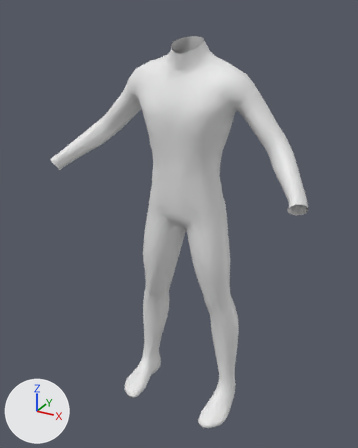
Before and after pictures for a commit that changed the FBX model unity/Assets/SecondFace/People/Player/player_m__matcreator_mc-skinsuit_2022.fbx.
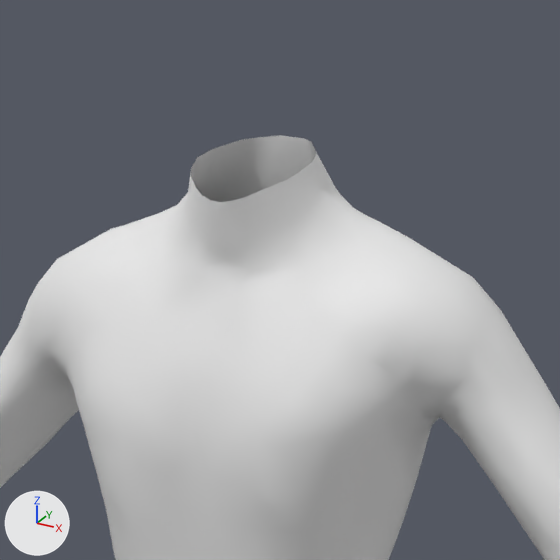
There are two pictures of each version: one whole from a 50 mm lens placed at (0.878, -1.691, 1.674), pointed at (-0.017, -0.064, 0.861), one close up on the part from 34% to 75% of the width and 0% to 33% of the height. Arrows for +X, +Y and +Z are at lower left; the lights stay in place. The first two pictures are the older version. Objects named as collision shapes, trigger or cutter boxes, shadow casters or lower levels of detail are left out.

Names of what the first close-up shows: 'Cloth_matcreator_mc-skinsuit_2022_LOD0'.
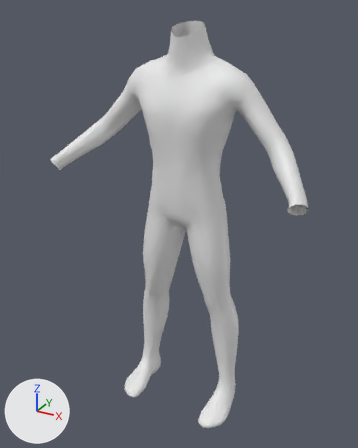
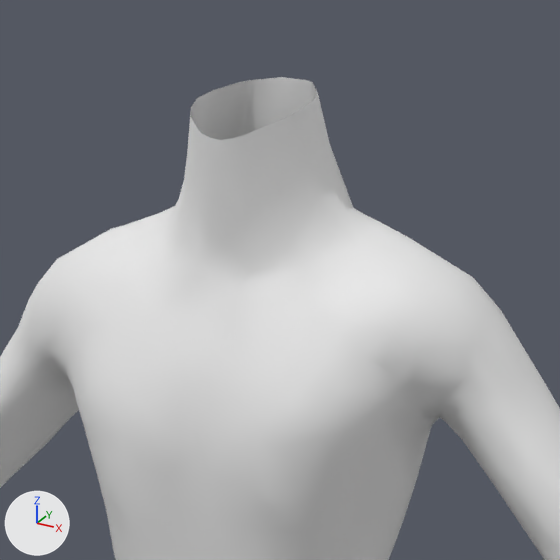
The newer file adds a shape key; the second version is drawn at full value of the shape key 'neck-scale-vert-incr' of 'Cloth_matcreator_mc-skinsuit_2022_LOD0', and the change is written as the vertex moves it makes.

Pixel boxes (x1, y1, x2, y2) of what changed, in the close-ups (560 x 560 px; the box of a moved part takes in the faces that stretch with it):
'Cloth_matcreator_mc-skinsuit_2022_LOD0', reshaped: before (0, 135, 560, 560); after (0, 77, 560, 560)
part 1 of me_cloth_matcreator_mc_skinsuit_2022_lod0, moved or reshaped: before (196, 149, 353, 270); after (196, 91, 354, 269)
part 2 of me_cloth_matcreator_mc_skinsuit_2022_lod0, moved or reshaped: before (167, 135, 346, 266); after (167, 77, 346, 266)
part 3 of me_cloth_matcreator_mc_skinsuit_2022_lod0, moved or reshaped: before (173, 138, 325, 270); after (173, 80, 326, 269)
part 4 of me_cloth_matcreator_mc_skinsuit_2022_lod0, moved or reshaped: before (183, 172, 318, 247); after (183, 110, 319, 242)
part 5 of me_cloth_matcreator_mc_skinsuit_2022_lod0, moved or reshaped: before (203, 196, 231, 215); after (202, 134, 232, 159)

Diff of the bpy script that builds the scene:
```diff
--- a/unity/Assets/SecondFace/People/Player/player_m__matcreator_mc-skinsuit_2022.fbx.py
+++ b/unity/Assets/SecondFace/People/Player/player_m__matcreator_mc-skinsuit_2022.fbx.py
@@ me_cloth_matcreator_mc_skinsuit_2022_lod0 @@
 # used by ob_cloth_matcreator_mc_skinsuit_2022_lod0; location = (0.0, 0.0, 0.0)
-me_cloth_matcreator_mc_skinsuit_2022_lod0.from_pydata(...)  # 2028 vertices, 4000 faces; spans x -0.53..0.53, y -0.26..0.1, z 0.0..1.57
+me_cloth_matcreator_mc_skinsuit_2022_lod0.from_pydata(...)  # 2028 vertices, 4000 faces; spans x -0.53..0.53, y -0.26..0.1, z 0.0..1.63
+# me_cloth_matcreator_mc_skinsuit_2022_lod0 part 1: 7 of the vertices in x -0.07..0.07, y -0.08..0.03, z 1.47..1.53 are moved by (0.0, 0.0, 0.01)
+# me_cloth_matcreator_mc_skinsuit_2022_lod0 part 2: 4 of the vertices in x -0.07..0.07, y -0.04..0.03, z 1.51..1.54 are moved by (0.0, 0.0, 0.02)
+# me_cloth_matcreator_mc_skinsuit_2022_lod0 part 3: 12 of the vertices in x -0.07..0.07, y -0.08..0.03, z 1.49..1.55 are moved by (0.0, 0.0, 0.03)
+# me_cloth_matcreator_mc_skinsuit_2022_lod0 part 4: all 2 vertices in x -0.06..0.06, y -0.05, z 1.52 are moved by (0.0, 0.0, 0.04)
+# me_cloth_matcreator_mc_skinsuit_2022_lod0 part 5: 21 of the vertices in x -0.06..0.06, y -0.1..0.03, z 1.51..1.57 are moved by (0.0, 0.0, 0.05)
 me_cloth_matcreator_mc_skinsuit_2022_lod0.materials.append(mat_mat_cloth_matcreator_mc_skinsuit_2022_d)
```
